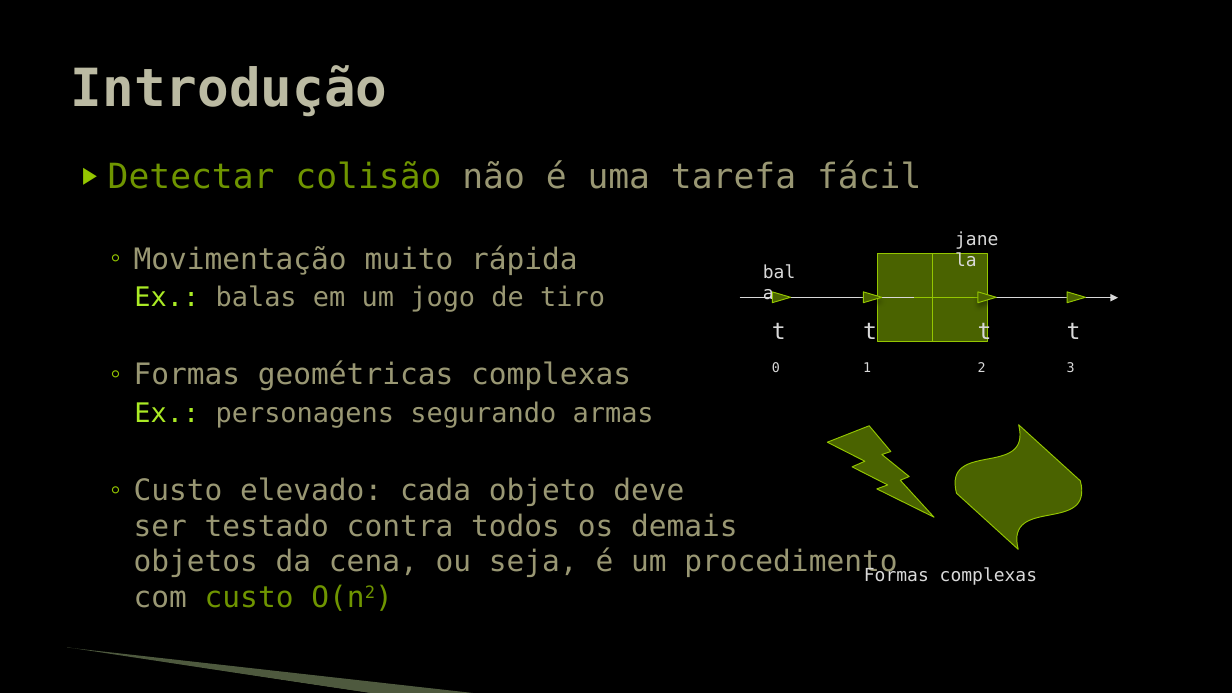
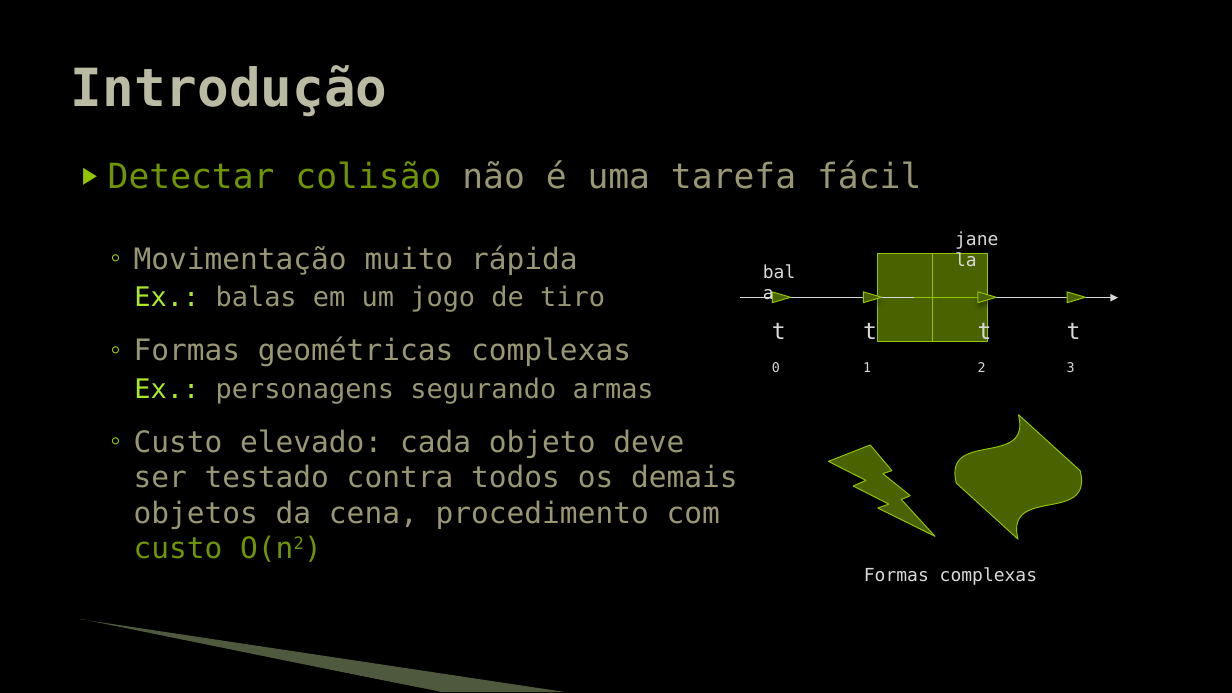
Before and after one commit to JudsonSS/Jogos, a slide deck: slide 2 of Slides/23. Colisão Avançada.pptx. Drawn at 1232x693 pixels with LibreOffice and Linux fonts; fonts in the diff are those of the drawing; background and template pictures are left out. Boxes give left, top, right and bottom in pixels: in the first picture for what was removed or moved away, otherwise in the second. Text is boxed around its words. In the diff, an @@ line names an element or a change of style, - is before the commit and + after.

```diff
--- a/Slides/23. Colisão Avançada.pptx
+++ b/Slides/23. Colisão Avançada.pptx
@@ text at box(134, 285, 654, 403): more space between paragraphs @@
@@ wave: place and size @@
-wave at box(946, 416, 1091, 559)
+wave at box(946, 405, 1091, 548)
@@ text at box(134, 429, 738, 562): text changed @@
-  ◦ Custo elevado: cada objeto deve
-    ser testado contra todos os demais
-    objetos da cena, ou seja, é um procedimento
-    com custo O(n2)
+  ◦ Custo elevado: cada objeto deve
+    ser testado contra todos os demais
+    objetos da cena, procedimento com
+    custo O(n2)
@@ lightning bolt: place and size @@
-lightning bolt at box(827, 426, 933, 518)
+lightning bolt at box(829, 445, 935, 537)
@@ freeform shape: place and size @@
-freeform shape at box(66, 649, 374, 693)
+freeform shape at box(78, 621, 440, 692)
@@ freeform shape: place and size @@
-freeform shape at box(67, 648, 481, 693)
+freeform shape at box(80, 619, 566, 692)
```
Also in this commit, not shown: 11 other slides changed.
